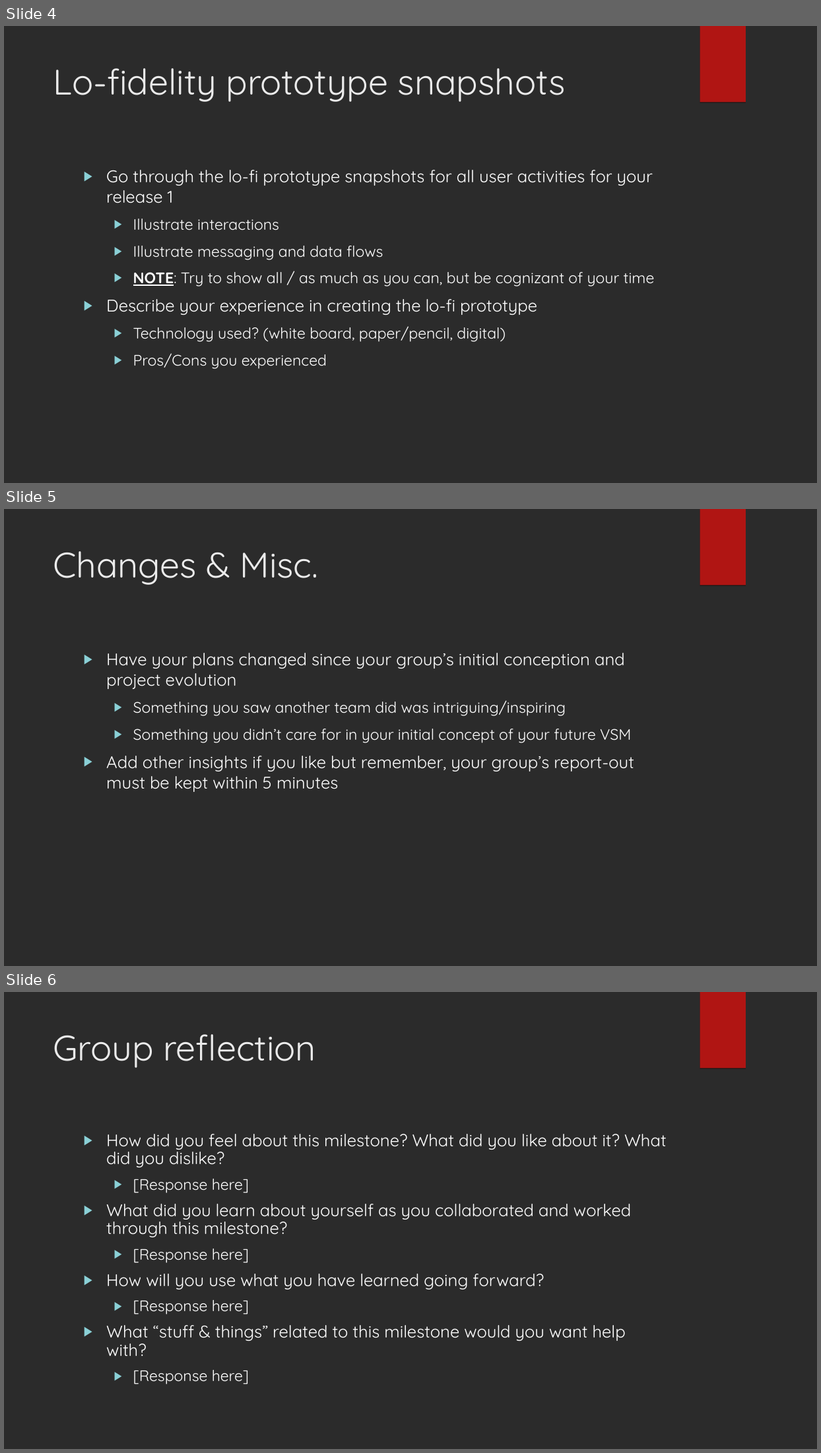
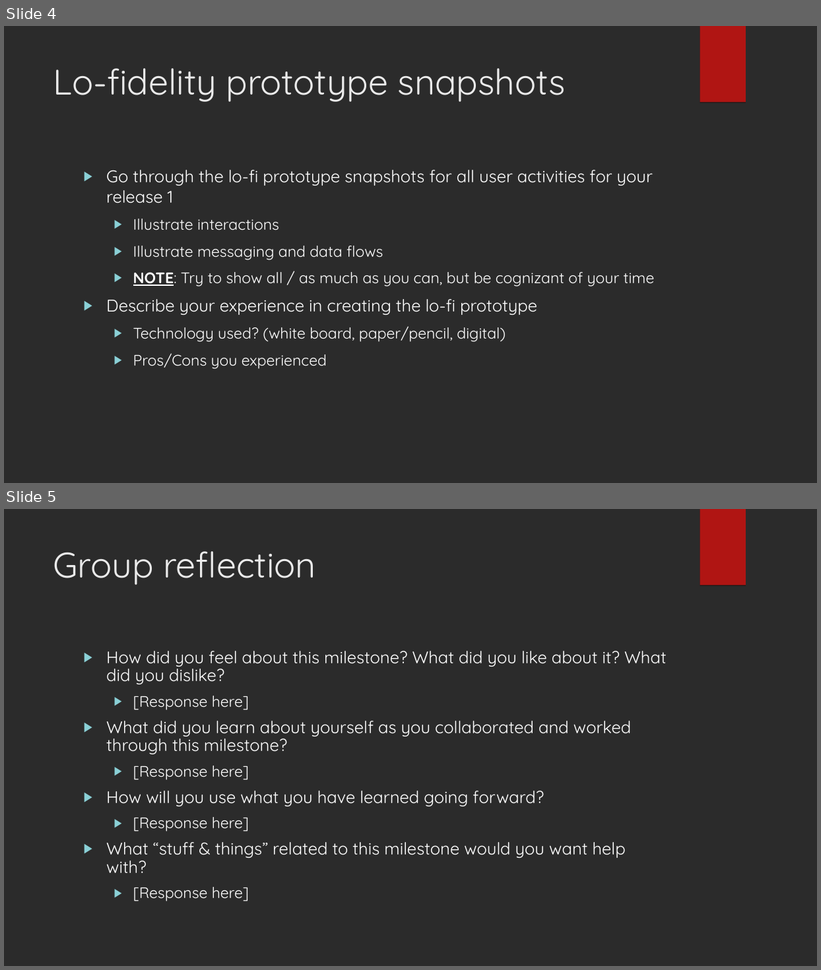
Before and after one commit to minbarix/ense470project, a slide deck: Milestone 4.ppt. Shown one above the other, each under a label of ours: slides 4, 5 and 6 before the commit, slides 4 and 5 after it. The pictures are 821x1453 and 821x970 pixels, drawn with LibreOffice and Linux fonts; fonts in the diff are those of the drawing; background and template pictures are left out; a plain dark background stands for a picture behind light text. Boxes give left, top, right and bottom in pixels: in the first picture for what was removed or moved away, otherwise in the second. Text is boxed around its words. In the diff, an @@ line names an element or a change of style, - is before the commit and + after.

Commit message:
Test

```diff
--- a/Milestone 4.ppt
+++ b/Milestone 4.ppt
@@ slide 5 removed at bbox=[4, 509, 817, 966], background picture (left out); not listed: 1 template element that a slide beside it also shows @@
@@ title removed at bbox=[53, 551, 319, 585] @@
-Changes & Misc.
@@ text removed at bbox=[106, 653, 634, 792] @@
-▶ Have your plans changed since your group’s initial conception and project evolution
-  ▶ Something you saw another team did was intriguing/inspiring
-  ▶ Something you didn’t care for in your initial concept of your future VSM
-▶ Add other insights if you like but remember, your group’s report-out must be kept within 5 minutes
@@ what was slide 6 is now slide 5 @@
```
